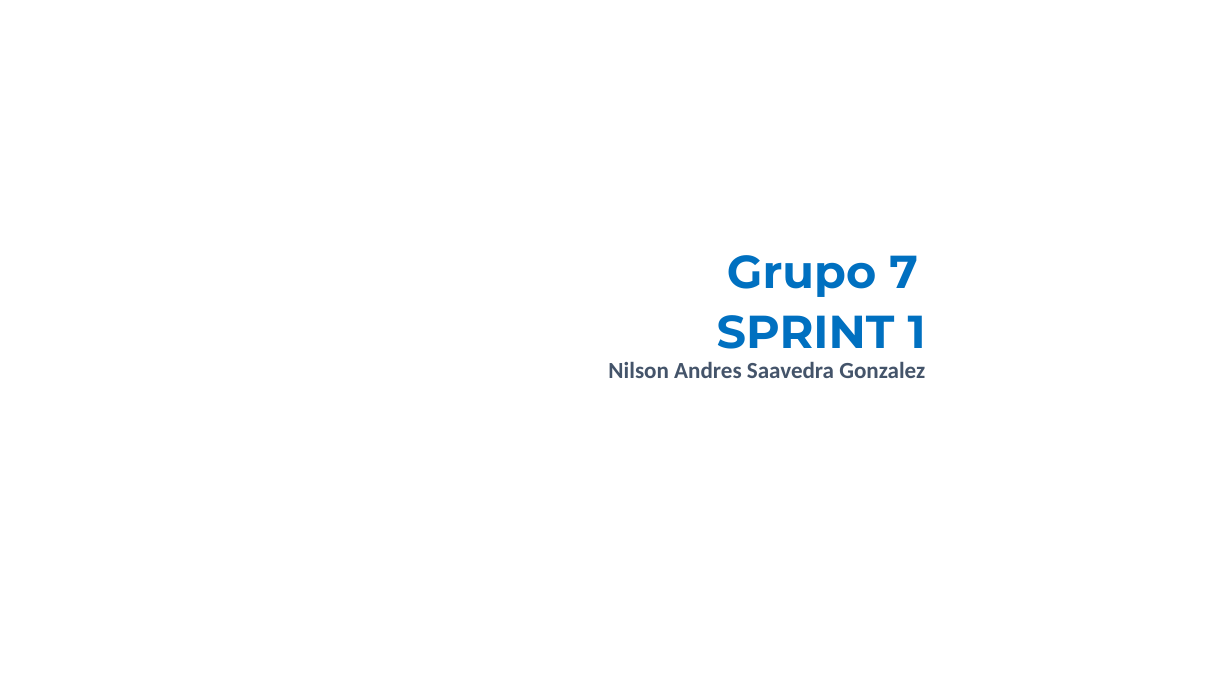
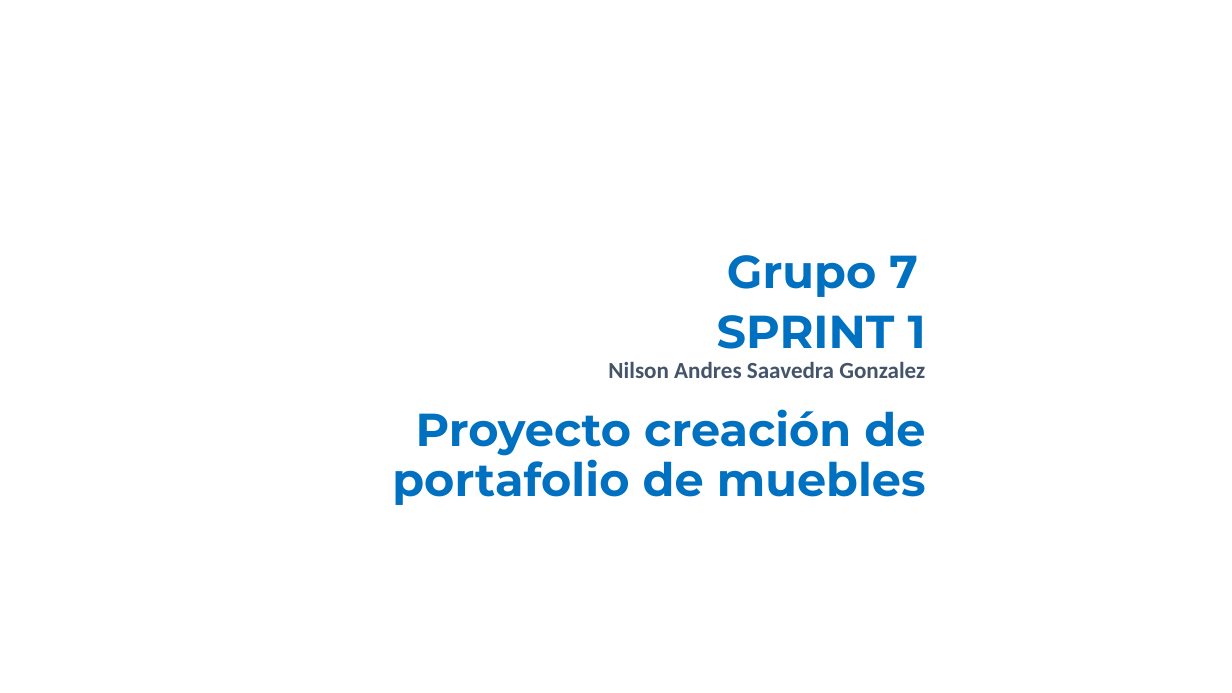
Before and after one commit to Sago0330/MisionTicCiclo3, a slide deck: slide 1 of Documentación/Documentos del proyecto/02 Sprint_1.pptx. Drawn at 1232x693 pixels with LibreOffice and Linux fonts; fonts in the diff are those of the drawing; background and template pictures are left out. Boxes give left, top, right and bottom in pixels: in the first picture for what was removed or moved away, otherwise in the second. Text is boxed around its words. In the diff, an @@ line names an element or a change of style, - is before the commit and + after.

```diff
--- a/Documentación/Documentos del proyecto/02 Sprint_1.pptx
+++ b/Documentación/Documentos del proyecto/02 Sprint_1.pptx
@@ text added at (392, 409, 926, 505), 36 pt, text #0070C0, bold @@
+Proyecto creación de portafolio de muebles
```
Also in this commit, not shown: 4 other slides changed, 5 slides added, 37 other files.
